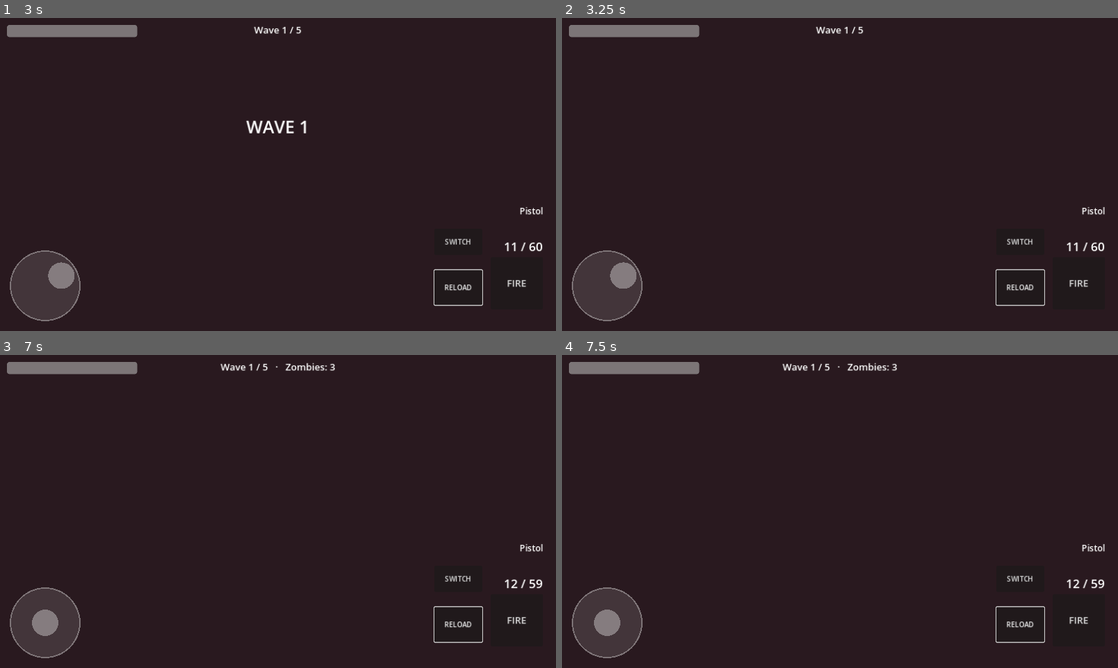
Above: before the commit, frames 1-4 (two rows, left to right).
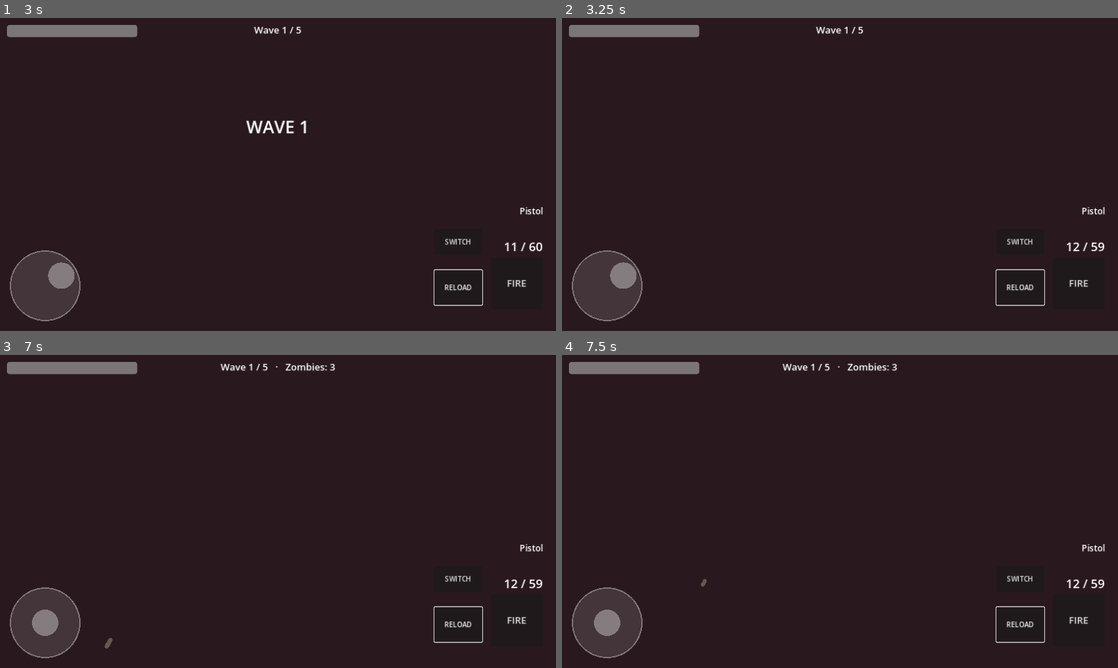
Above: after the commit, the same moments.

Repository: yousafj-dev/zombie-survival-game
Game: Godot game, scene res://scenes/main_menu.tscn
The game is run twice, just before and just after one commit, with the same random seed, the same clock (stepped at 60 frames per second) and the same inputs.
Inputs (mouse positions are in pixels of both pictures, inside the frame that each line leads up to):
- Up to frame 1 (3 s): click "▶ PLAY" at 0.5 s; click "FIRE" at 1.25 s; click "RELOAD" at 2 s; drag from (44, 287) to (333, 105) at 2.77 s
- Up to frame 2 (3.25 s): no input
- Up to frame 3 (7 s): drag from (166, 527) to (250, 574) at 3.52 s; move the mouse to (333, 442) at 4.27 s; hold D 4.28-5 s; hold R 4.28-5 s; drag from (250, 574) to (111, 464) at 5.02 s; move the mouse to (444, 558) at 5.77 s; hold A 5.78-6.5 s; hold R 5.78-6.5 s; drag from (111, 464) to (194, 433) at 6.52 s
- Up to frame 4 (7.5 s): move the mouse to (867, 511) at 7.27 s; hold S from 7.28 s (still down); hold R from 7.28 s (still down); click (867, 511) at 7.42 s

Frame 1 is identical in both runs. In frame 2, less than 0.1% of the frame differs, in the area x 91-98%, y 71-75%; in frame 3, less than 0.1%; in frame 4, less than 0.1%.
Error before the commit: Invalid access to property or key 'rotation' on a base object of type 'null instance'. (res://scripts/player.gd:118)

Commit message:
Player: fix reversed gravity (was floating up), face movement direction, visible gun switching, muzzle flash

Diff:
--- a/scripts/player.gd
+++ b/scripts/player.gd
@@ -29,8 +29,15 @@
 var _firing: bool = false
 var _dead: bool = false
 var _sensitivity: float = 1.0
-
-@onready var _mesh: MeshInstance3D = $MeshInstance3D
+var _flash_left: float = 0.0
+
+@onready var _body: Node3D = $Body
+@onready var _flash: OmniLight3D = $Body/GunMount/MuzzleFlash
+@onready var _guns: Dictionary = {
+	"pistol": $Body/GunMount/PistolModel,
+	"rifle": $Body/GunMount/RifleModel,
+	"shotgun": $Body/GunMount/ShotgunModel,
+}
 @onready var _camera_pivot: Node3D = $CameraPivot
 @onready var _muzzle: Marker3D = $Muzzle
 
@@ -41,6 +48,7 @@
 		_mag_ammo[id] = Weapons.get_weapon(id)["magazine"]
 		_reserve_ammo[id] = Weapons.get_weapon(id)["reserve"]
 	_load_settings()
+	_update_gun_visibility()
 	_emit_weapon_signals()
 
 func _load_settings() -> void:
@@ -68,7 +76,14 @@
 func switch_weapon() -> void:
 	_weapon_index = (_weapon_index + 1) % Weapons.ORDER.size()
 	_reload_left = 0.0
+	_update_gun_visibility()
 	_emit_weapon_signals()
+
+func _update_gun_visibility() -> void:
+	var current := _current_id()
+	for key in _guns.keys():
+		var gun: Node3D = _guns[key]
+		gun.visible = str(key) == current
 
 # --- combat ------------------------------------------------------------
 
@@ -114,18 +129,24 @@
 	if direction.length() > 0.05:
 		velocity.x = direction.x * move_speed
 		velocity.z = direction.z * move_speed
-		var target_yaw := atan2(direction.x, direction.z)
-		_mesh.rotation.y = lerp_angle(_mesh.rotation.y, target_yaw, turn_speed * _sensitivity * delta)
-		rotation.y = _mesh.rotation.y
+		# The model is built facing -Z, so yaw must map -Z onto the move dir.
+		var target_yaw := atan2(-direction.x, -direction.z)
+		rotation.y = lerp_angle(rotation.y, target_yaw, turn_speed * _sensitivity * delta)
 	else:
 		velocity.x = move_toward(velocity.x, 0.0, move_speed)
 		velocity.z = move_toward(velocity.z, 0.0, move_speed)
 
 	if not is_on_floor():
-		velocity.y -= get_gravity().y * delta
+		velocity += get_gravity() * delta
 	else:
 		velocity.y = -0.1
 	move_and_slide()
+
+	# Muzzle flash timer.
+	if _flash_left > 0.0:
+		_flash_left -= delta
+		if _flash_left <= 0.0:
+			_flash.visible = false
 
 	# Weapon timers.
 	_fire_cooldown = maxf(0.0, _fire_cooldown - delta)
@@ -149,6 +170,8 @@
 	_fire_cooldown = 1.0 / float(data["fire_rate"])
 	_mag_ammo[id] -= 1
 	ammo_changed.emit(_mag_ammo[id], _reserve_ammo[id])
+	_flash.visible = true
+	_flash_left = 0.05
 
 	var target := _find_target(float(data["range"]))
 	if target == null:
